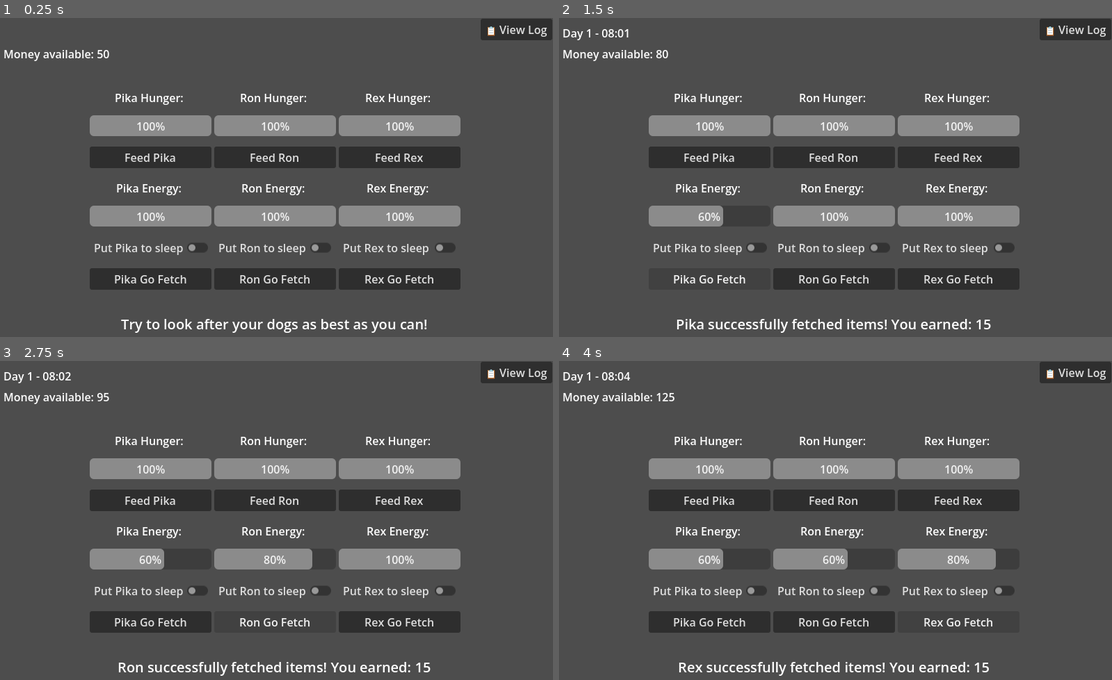
Above: before the commit, frames 1-4 (two rows, left to right).
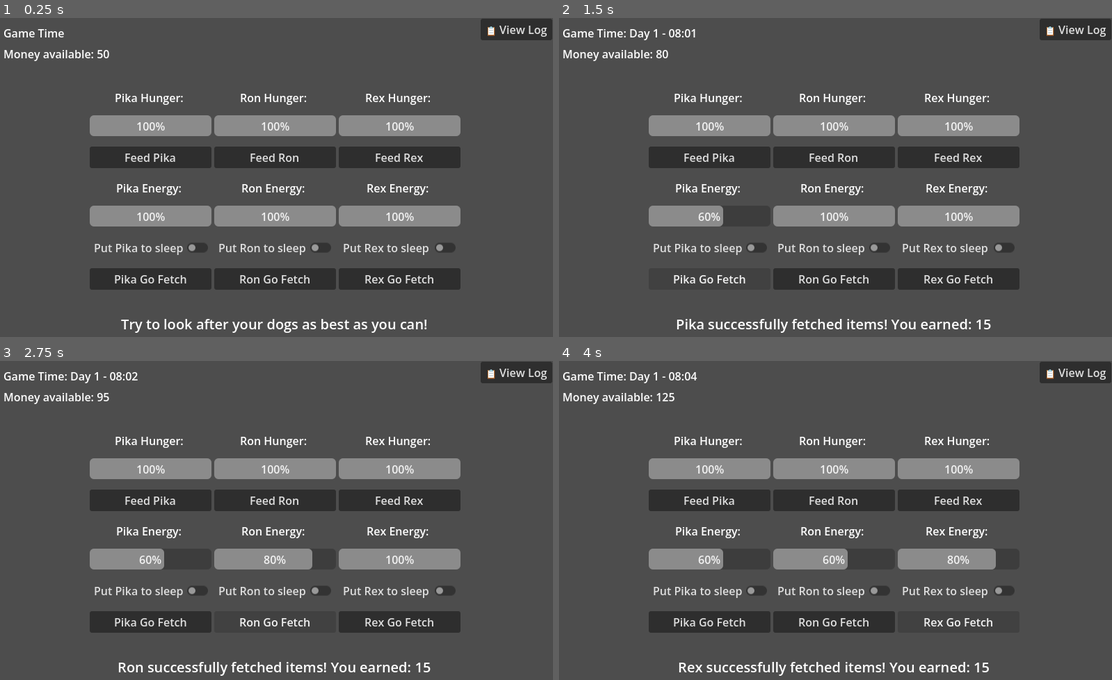
Above: after the commit, the same moments.

Repository: lukaMis/kennel-simulator
Game: Godot game, scene res://scenes/main.tscn
The game is run twice, just before and just after one commit, with the same random seed, the same clock (stepped at 60 frames per second) and the same inputs.
Inputs:
- Up to frame 1 (0.25 s): no input
- Up to frame 2 (1.5 s): click "Pika Go Fetch" at 0.5 s; click "Pika Go Fetch" at 1.25 s
- Up to frame 3 (2.75 s): click "Ron Go Fetch" at 2 s
- Up to frame 4 (4 s): click "Ron Go Fetch" at 2.75 s; click "Rex Go Fetch" at 3.5 s

The runs differ from the first frame. In frame 1, 0.1% of the frame differs, in the area x 0-12%, y 3-7%; in frame 2, 0.3%; in frame 3, 0.3%; in frame 4, 0.3%, in the area x 0-25%, y 3-7%.

Commit message:
added game time UI that shows game time

Diff:
--- a/scripts/game_time_display.gd
+++ b/scripts/game_time_display.gd
@@ -4,9 +4,10 @@
 
 # Called when the node enters the scene tree for the first time.
 func _ready() -> void:
+	game_time_display_label.text = 'Game Time'
 	TimeEngine.time_formatted_updated.connect(_on_game_time_update)
 # END
 
 func _on_game_time_update(time_update:String)->void:
-	game_time_display_label.text = time_update
+	game_time_display_label.text = 'Game Time:' + ' ' + time_update
 # END
